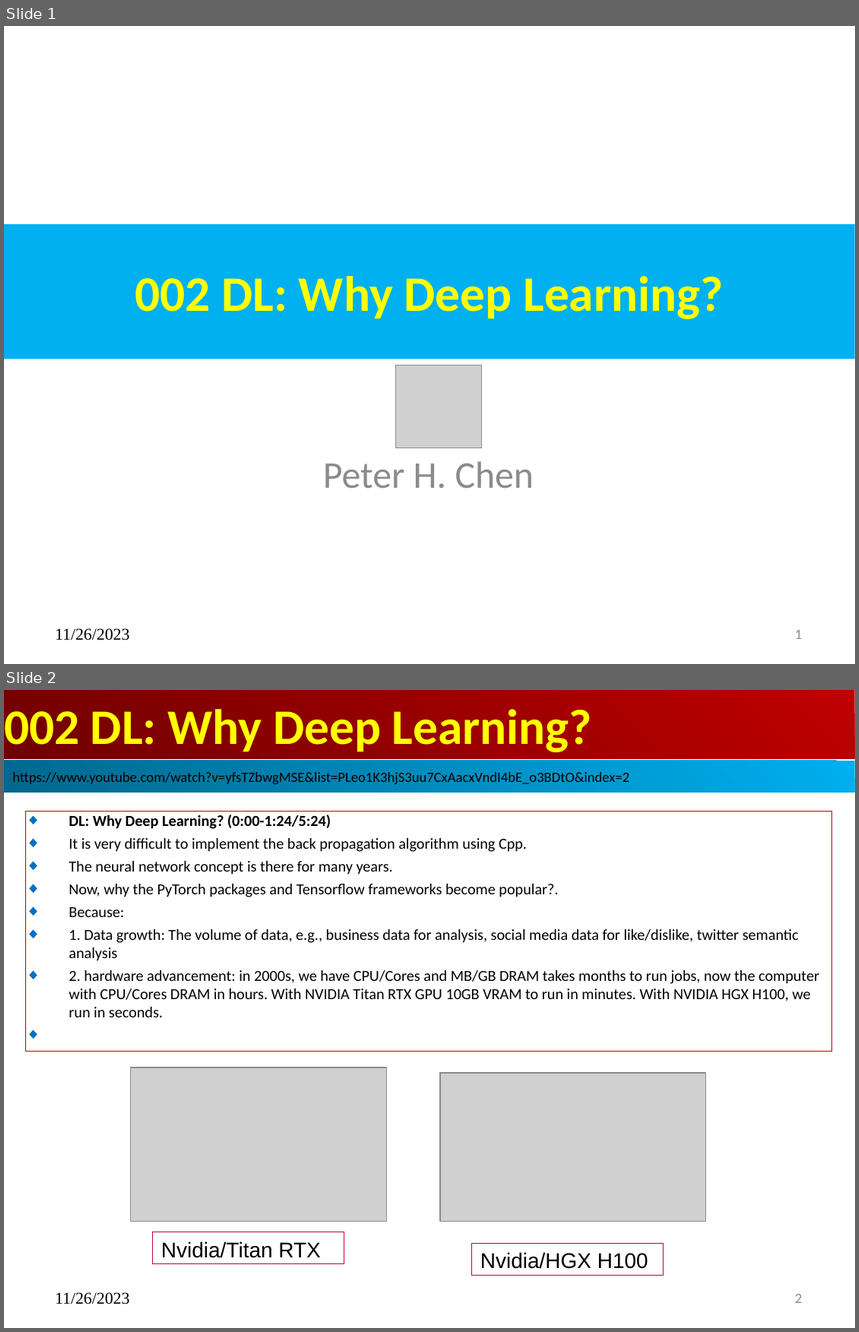
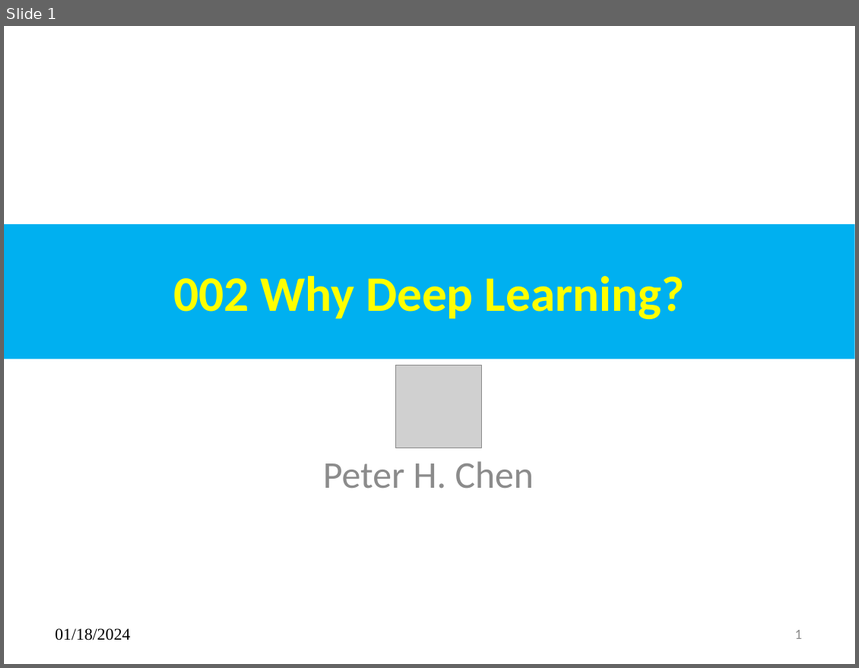
Before and after one commit to peterhchen/AIU_CS512_DL, a slide deck: 000_Lecture_Project/w01_Intro/02_Why_DP.pptx. Shown one above the other, each under a label of ours: slides 1 and 2 before the commit, slide 1 after it. The pictures are 859x1332 and 859x668 pixels, drawn with LibreOffice and Linux fonts; fonts in the diff are those of the drawing; grey boxes stand for pictures. Boxes give left, top, right and bottom in pixels: in the first picture for what was removed or moved away, otherwise in the second. Text is boxed around its words. In the diff, an @@ line names an element or a change of style, - is before the commit and + after.

```diff
--- a/000_Lecture_Project/w01_Intro/02_Why_DP.pptx
+++ b/000_Lecture_Project/w01_Intro/02_Why_DP.pptx
@@ slide 2 removed at <box>4,690,855,1328</box>, background #FFFFFF @@
@@ title removed at <box>4,690,855,759</box> @@
-002 DL: Why Deep Learning?
@@ rectangle removed at <box>4,761,854,792</box> @@
-https://www.youtube.com/watch?v=yfsTZbwgMSE&list=PLeo1K3hjS3uu7CxAacxVndI4bE_o3BDtO&index=2
@@ subtitle removed at <box>25,811,832,1052</box> @@
-◆ DL: Why Deep Learning? (0:00-1:24/5:24)
-◆ It is very difficult to implement the back propagation algorithm using Cpp.
-◆ The neural network concept is there for many years.
-◆ Now, why the PyTorch packages and Tensorflow frameworks become popular?.
-◆ Because:
-◆ 1. Data growth: The volume of data, e.g., business data for analysis, social media data for like/dislike, twitter semantic analysis
-◆ 2. hardware advancement: in 2000s, we have CPU/Cores and MB/GB DRAM takes months to run jobs, now the computer with CPU/Cores DRAM in hours. With NVIDIA Titan RTX GPU 10GB VRAM to run in minutes. With NVIDIA HGX H100, we run in seconds.
@@ picture removed at <box>131,1068,387,1222</box> @@
@@ picture removed at <box>441,1073,706,1222</box> @@
@@ rectangle removed at <box>153,1232,344,1265</box> @@
-Nvidia/Titan RTX
@@ rectangle removed at <box>472,1243,664,1276</box> @@
-Nvidia/HGX H100
@@ text removed at <box>55,1293,130,1305</box> @@
-11/26/2023
@@ page number removed at <box>795,1294,802,1303</box> @@
-2
@@ slide 1 changed as well @@
@@ title at <box>173,276,685,319</box>: text changed @@
-002 DL: Why Deep Learning?
+002 Why Deep Learning?
@@ text at <box>55,629,130,641</box>: text changed @@
-11/26/2023
+01/18/2024
```
Also in this commit, not shown: 5 slides added, 3 other slides removed.
